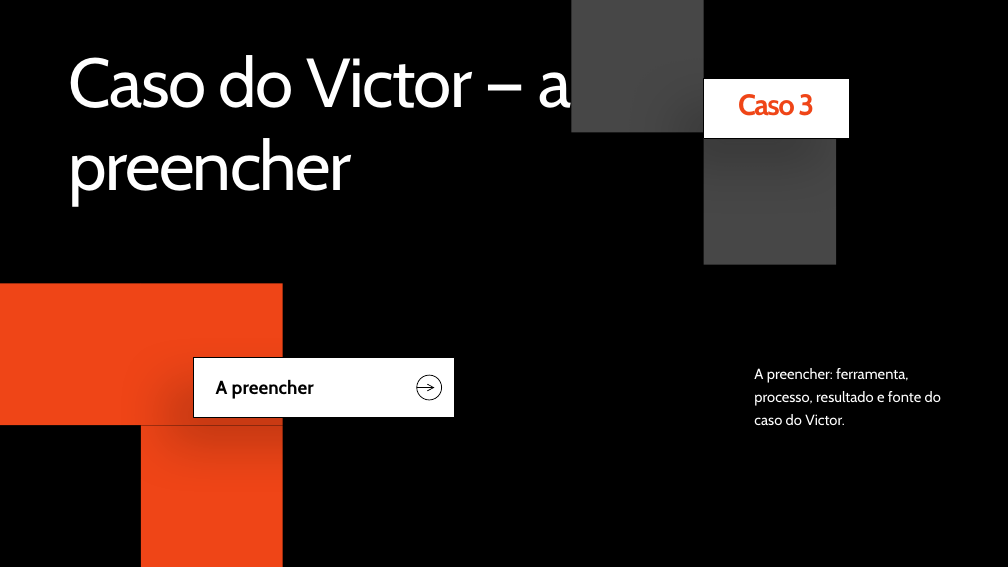
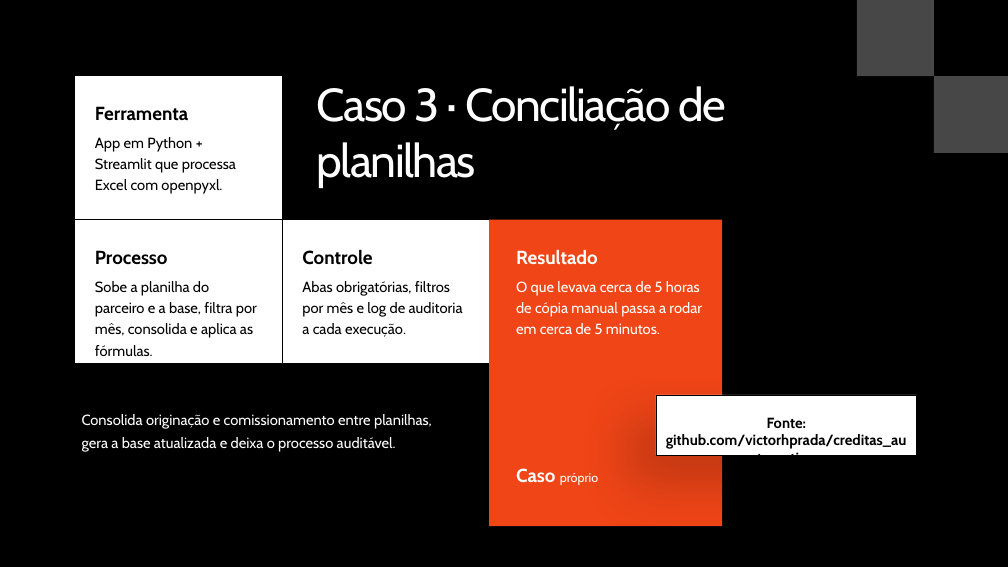
Before and after one commit to victor-cfos/webinars_para_times_financeiros, a slide deck: slide 9 of webinar-01-dashboards-financeiros-dd-mm/apresentacao/Webinar-01-Dashboards-financeiros-com-GitHub-e-IA.pptx. Drawn at 1008x567 pixels with LibreOffice and Linux fonts; fonts in the diff are those of the drawing. Boxes give left, top, right and bottom in pixels: in the first picture for what was removed or moved away, otherwise in the second. Text is boxed around its words. In the diff, an @@ line names an element or a change of style, - is before the commit and + after.

```diff
--- a/webinar-01-dashboards-financeiros-dd-mm/apresentacao/Webinar-01-Dashboards-financeiros-com-GitHub-e-IA.pptx
+++ b/webinar-01-dashboards-financeiros-dd-mm/apresentacao/Webinar-01-Dashboards-financeiros-com-GitHub-e-IA.pptx
@@ rectangle added at (x1=858, y1=0, x2=935, y2=76), fill #474747 @@
@@ text removed at (x1=68, y1=55, x2=571, y2=206) @@
-Caso do Victor — a preencher
@@ rectangle resized from (x1=572, y1=0, x2=704, y2=132) to (x1=74, y1=76, x2=282, y2=220) @@
@@ rectangle at (x1=74, y1=76, x2=282, y2=220): fill #474747 to #FFFFFF; outline none to #000000 0.75 pt @@
@@ text at (x1=317, y1=86, x2=726, y2=188): text changed; size 28 to 44 pt; text colour #EF4517 to #FFFFFF; bold off @@
-Caso 3
+Caso 3 · Conciliação de planilhas
@@ rectangle removed at (x1=703, y1=79, x2=849, y2=139) @@
@@ rectangle added at (x1=934, y1=76, x2=1008, y2=154), fill #474747 @@
@@ text added at (x1=95, y1=106, x2=189, y2=121), 18 pt, text #000000, bold @@
+Ferramenta
@@ text added at (x1=95, y1=137, x2=236, y2=194), 14 pt, text #000000 @@
+App em Python + Streamlit que processa Excel com openpyxl.
@@ rectangle removed at (x1=704, y1=132, x2=836, y2=265) @@
@@ rectangle resized from (x1=141, y1=284, x2=283, y2=426) to (x1=75, y1=219, x2=283, y2=364) @@
@@ rectangle at (x1=75, y1=219, x2=283, y2=364): fill #EF4517 to #FFFFFF; outline none to #000000 0.75 pt @@
@@ rectangle added at (x1=282, y1=219, x2=490, y2=364), fill #FFFFFF, outline #000000 0.75 pt @@
@@ rectangle resized from (x1=194, y1=358, x2=454, y2=418) to (x1=489, y1=219, x2=722, y2=526) @@
@@ rectangle at (x1=489, y1=219, x2=722, y2=526): fill #FFFFFF to #EF4517; outline #000000 0.75 pt to none; shadow off @@
@@ text added at (x1=95, y1=250, x2=168, y2=264), 18 pt, text #000000, bold @@
+Processo
@@ text added at (x1=302, y1=249, x2=372, y2=265), 18 pt, text #000000, bold @@
+Controle
@@ text added at (x1=516, y1=250, x2=598, y2=265), 18 pt, text #FFFFFF, bold @@
+Resultado
@@ rectangle removed at (x1=0, y1=284, x2=141, y2=426) @@
@@ text added at (x1=95, y1=281, x2=257, y2=338), 14 pt, text #000000 @@
+Sobe a planilha do parceiro e a base, filtra por mês, consolida e aplica as fórmulas.
@@ text at (x1=302, y1=281, x2=463, y2=337): text changed; text colour #FFFFFF to #000000 @@
-A preencher: ferramenta, processo, resultado e fonte do caso do Victor.
+Abas obrigatórias, filtros por mês e log de auditoria a cada execução.
@@ text added at (x1=516, y1=281, x2=702, y2=334), 14 pt, text #FFFFFF @@
+O que levava cerca de 5 horas de cópia manual passa a rodar em cerca de 5 minutos.
@@ text removed at (x1=216, y1=379, x2=314, y2=399) @@
-A preencher
@@ ellipse removed at (x1=417, y1=375, x2=442, y2=400) @@
@@ arrow removed from (417, 388) to (435, 388) @@
@@ text added at (x1=82, y1=414, x2=432, y2=452), 14 pt, text #FFFFFF @@
+Consolida originação e comissionamento entre planilhas, gera a base atualizada e deixa o processo auditável.
@@ rectangle added at (x1=656, y1=395, x2=917, y2=455), fill #FFFFFF, outline #000000 0.75 pt @@
@@ text added at (x1=666, y1=417, x2=907, y2=449), 14 pt, text #000000, bold @@
+Fonte: github.com/victorhprada/creditas_automation
@@ rectangle removed at (x1=141, y1=425, x2=283, y2=567) @@
@@ text added at (x1=516, y1=468, x2=598, y2=485), 12 pt, text #FFFFFF @@
+Caso próprio
```
